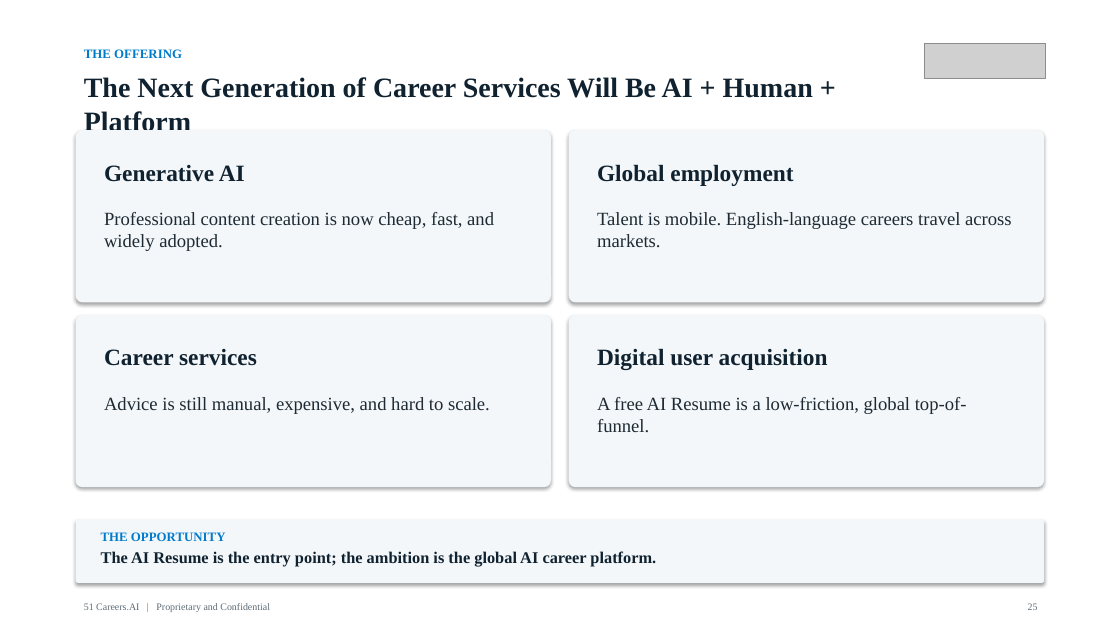
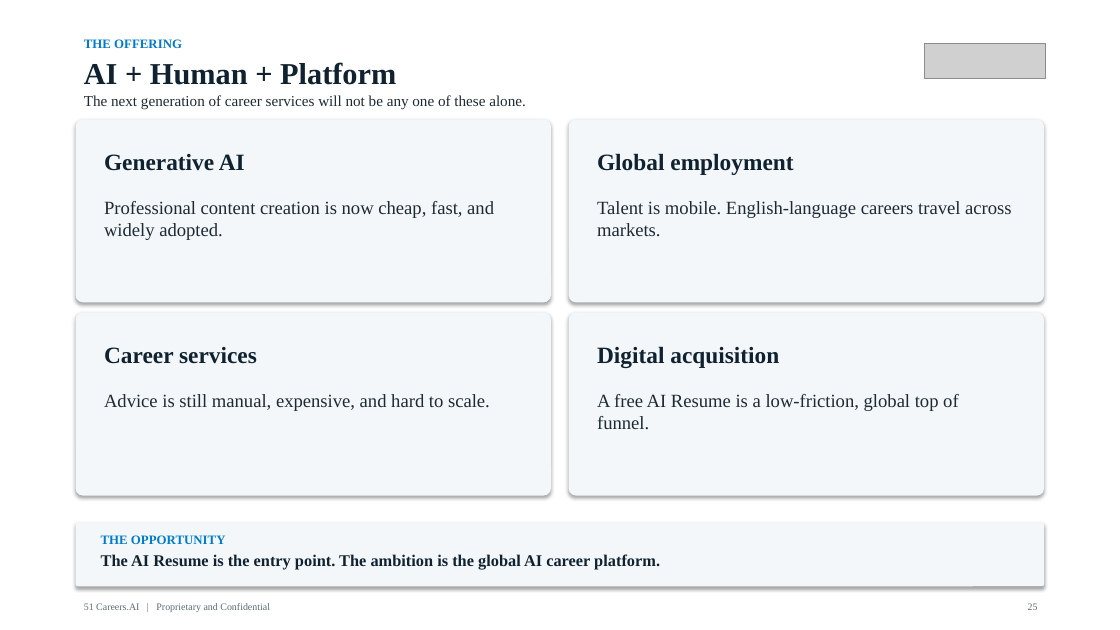
Before and after one commit to anthonyleedu/anthonyleedu, a slide deck: slide 25 of 51Careers_AI_Investor_Overview.pptx. Drawn at 1120x630 pixels with LibreOffice and Linux fonts; fonts in the diff are those of the drawing; grey boxes stand for pictures. Boxes give left, top, right and bottom in pixels: in the first picture for what was removed or moved away, otherwise in the second. Text is boxed around its words. In the diff, an @@ line names an element or a change of style, - is before the commit and + after.

```diff
--- a/51Careers_AI_Investor_Overview.pptx
+++ b/51Careers_AI_Investor_Overview.pptx
@@ text "THE OFFERING": place and size @@
-text "THE OFFERING" at box(84, 49, 182, 58)
+text "THE OFFERING" at box(84, 39, 182, 48)
@@ text added at box(84, 62, 396, 85), 26 pt, text #10222F, bold @@
+AI + Human + Platform
@@ rounded rectangle: place and size @@
-rounded rectangle at box(76, 130, 551, 302)
+rounded rectangle at box(76, 119, 551, 302)
@@ text at box(84, 95, 526, 110): text changed; size 24 to 13 pt; text colour #10222F to #1E2A33; bold off @@
-The Next Generation of Career Services Will Be AI + Human + Platform
+The next generation of career services will not be any one of these alone.
@@ rounded rectangle: place and size @@
-rounded rectangle at box(569, 130, 1044, 302)
+rounded rectangle at box(569, 119, 1044, 302)
@@ text "Generative AI": place and size @@
-text "Generative AI" at box(104, 165, 245, 182)
+text "Generative AI" at box(104, 154, 245, 171)
@@ text "Global employment": place and size @@
-text "Global employment" at box(597, 164, 793, 186)
+text "Global employment" at box(597, 153, 793, 175)
@@ text "Professional content creation is now ...": place and size @@
-text "Professional content creation is now ..." at box(104, 212, 494, 251)
+text "Professional content creation is now ..." at box(104, 201, 494, 240)
@@ text "Talent is mobile. English-language careers ...": place and size @@
-text "Talent is mobile. English-language careers ..." at box(597, 212, 1012, 247)
+text "Talent is mobile. English-language careers ..." at box(597, 201, 1012, 236)
@@ rounded rectangle: place and size @@
-rounded rectangle at box(76, 315, 551, 487)
+rounded rectangle at box(76, 313, 551, 496)
@@ rounded rectangle: place and size @@
-rounded rectangle at box(569, 315, 1044, 487)
+rounded rectangle at box(569, 313, 1044, 496)
@@ text at box(597, 346, 779, 368): text changed @@
-Digital user acquisition
+Digital acquisition
@@ text at box(597, 394, 958, 429): text changed @@
-A free AI Resume is a low-friction, global top-of-funnel.
+A free AI Resume is a low-friction, global top of funnel.
@@ rounded rectangle: place and size @@
-rounded rectangle at box(76, 519, 1044, 583)
+rounded rectangle at box(76, 523, 1044, 586)
@@ text at box(101, 554, 660, 570): text changed @@
-The AI Resume is the entry point; the ambition is the global AI career platform.
+The AI Resume is the entry point. The ambition is the global AI career platform.
```
Also in this commit, not shown: 28 other slides changed, 1 other file.
